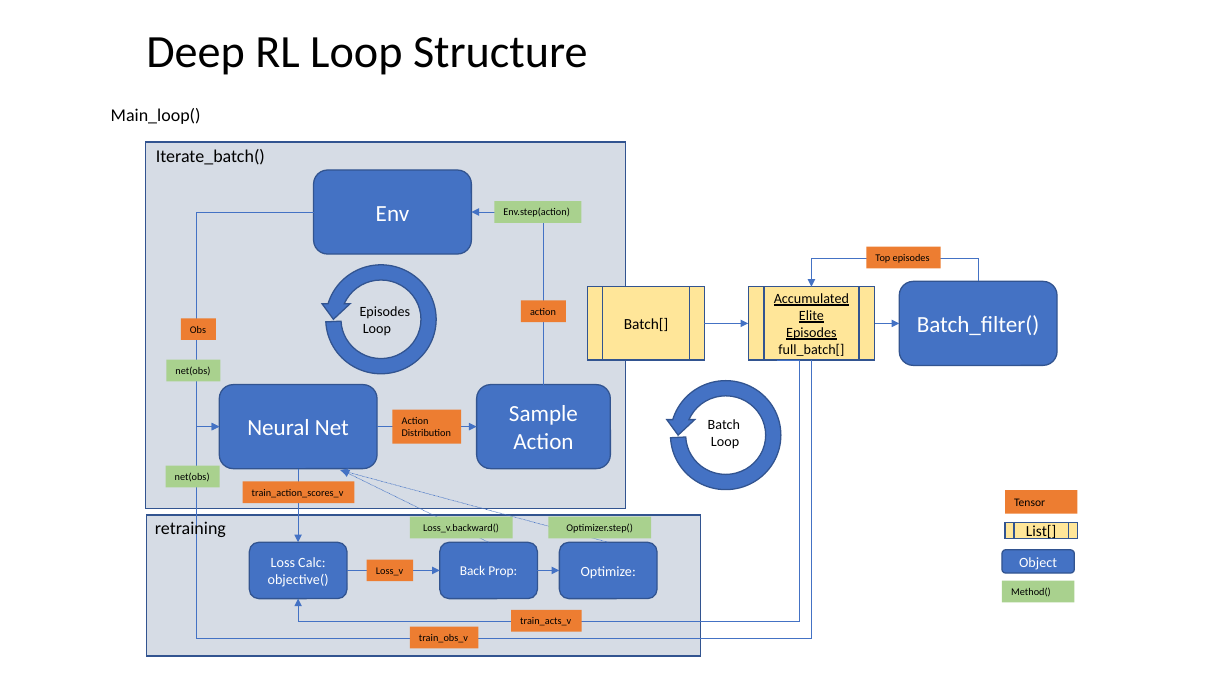
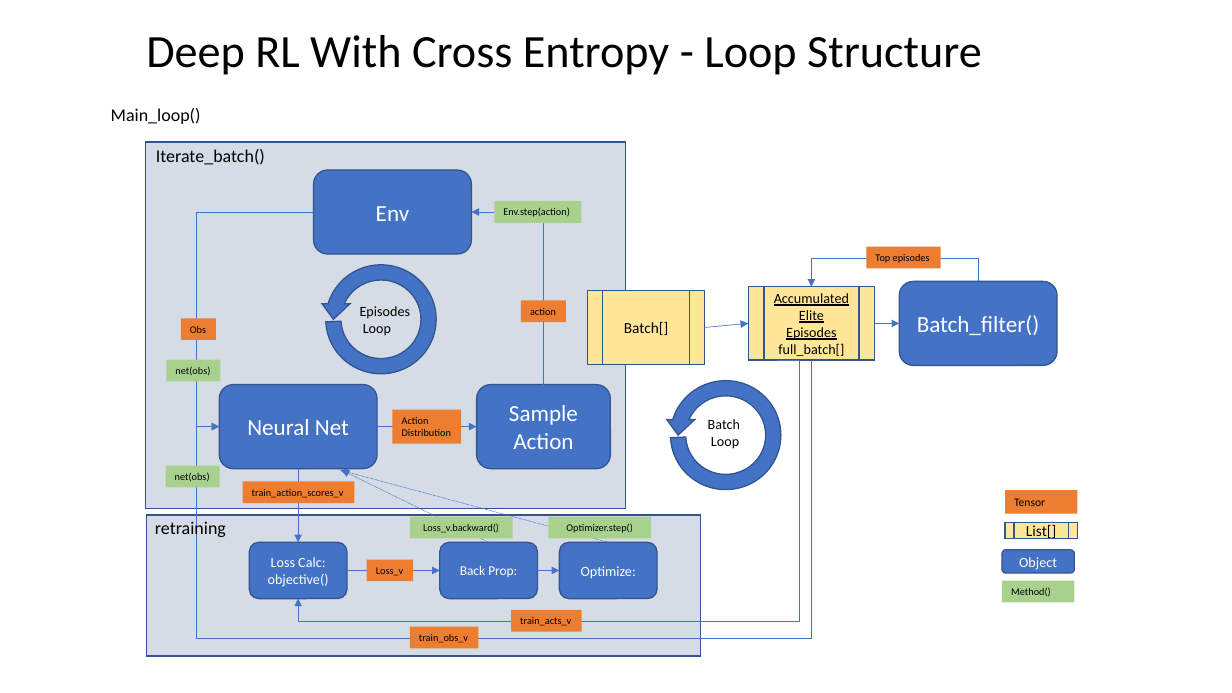
Before and after one commit to ilanreiter/DeepRL, a slide deck: slide 1 of Deep-Reinforcement-Learning-Hands-On-master/RL Data Flow v1.pptx. Drawn at 1232x693 pixels with LibreOffice and Linux fonts; fonts in the diff are those of the drawing. Boxes give left, top, right and bottom in pixels: in the first picture for what was removed or moved away, otherwise in the second. Text is boxed around its words. In the diff, an @@ line names an element or a change of style, - is before the commit and + after.

```diff
--- a/Deep-Reinforcement-Learning-Hands-On-master/RL Data Flow v1.pptx
+++ b/Deep-Reinforcement-Learning-Hands-On-master/RL Data Flow v1.pptx
@@ text at (146, 35, 982, 75): text changed @@
-Deep RL Loop Structure
+Deep RL With Cross Entropy - Loop Structure
@@ flow chart predefined process "Batch[]": place and size @@
-flow chart predefined process "Batch[]" at (588, 287, 704, 360)
+flow chart predefined process "Batch[]" at (588, 291, 704, 364)
@@ arrow moved from (704, 323) - (749, 323) to (704, 327) - (749, 323) @@
```
Also in this commit, not shown: 7 slides added, 11 other files.
